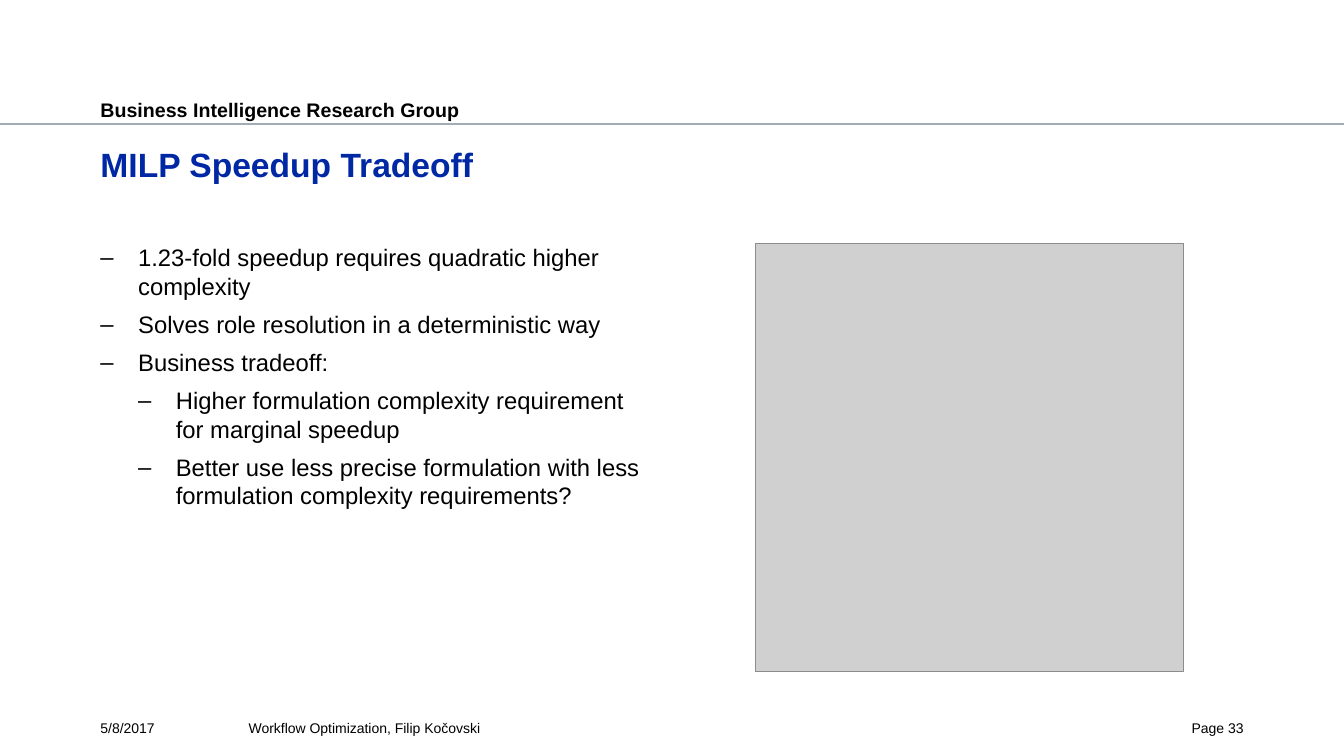
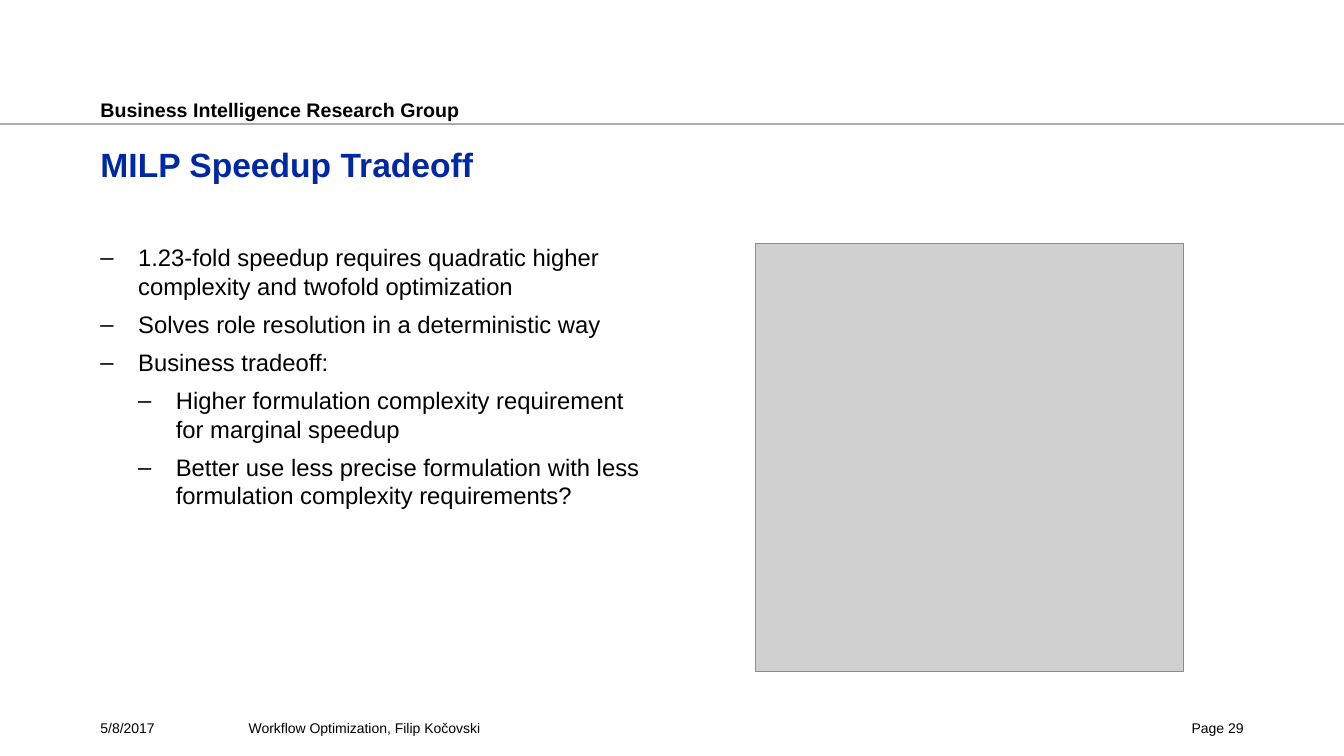
Before and after one commit to fkocovski/mt_presentation, a slide deck: slide 29 of Workflow Optimization.pptx (slide 33 before the commit). Drawn at 1344x756 pixels with LibreOffice and Linux fonts; fonts in the diff are those of the drawing; grey boxes stand for pictures; background and template pictures are left out. Boxes give left, top, right and bottom in pixels: in the first picture for what was removed or moved away, otherwise in the second. Text is boxed around its words. In the diff, an @@ line names an element or a change of style, - is before the commit and + after.

```diff
--- a/Workflow Optimization.pptx
+++ b/Workflow Optimization.pptx
@@ text at (x1=138, y1=248, x2=599, y2=300): text changed @@
-– 1.23-fold speedup requires quadratic higher complexity
+– 1.23-fold speedup requires quadratic higher complexity and twofold optimization
@@ page number at (x1=1192, y1=723, x2=1244, y2=736): text changed @@
-Page 33
+Page 29
```
Also in this commit, not shown: 13 other slides changed, 1 slide added, 5 slides removed.
